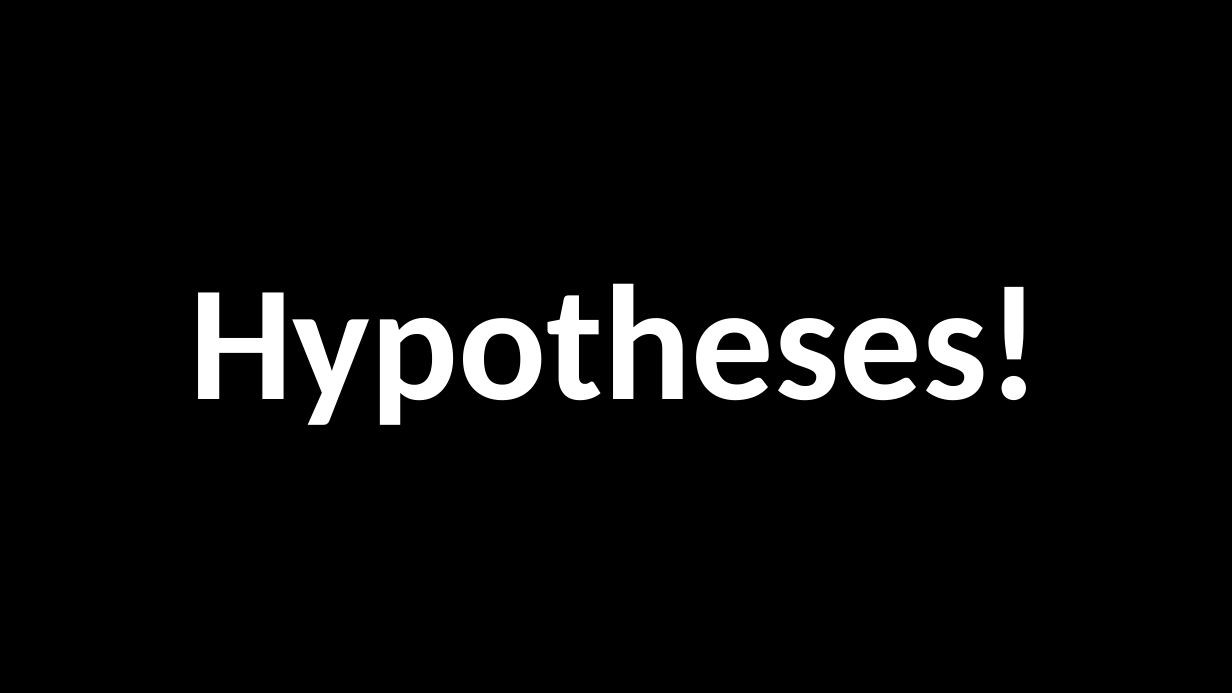
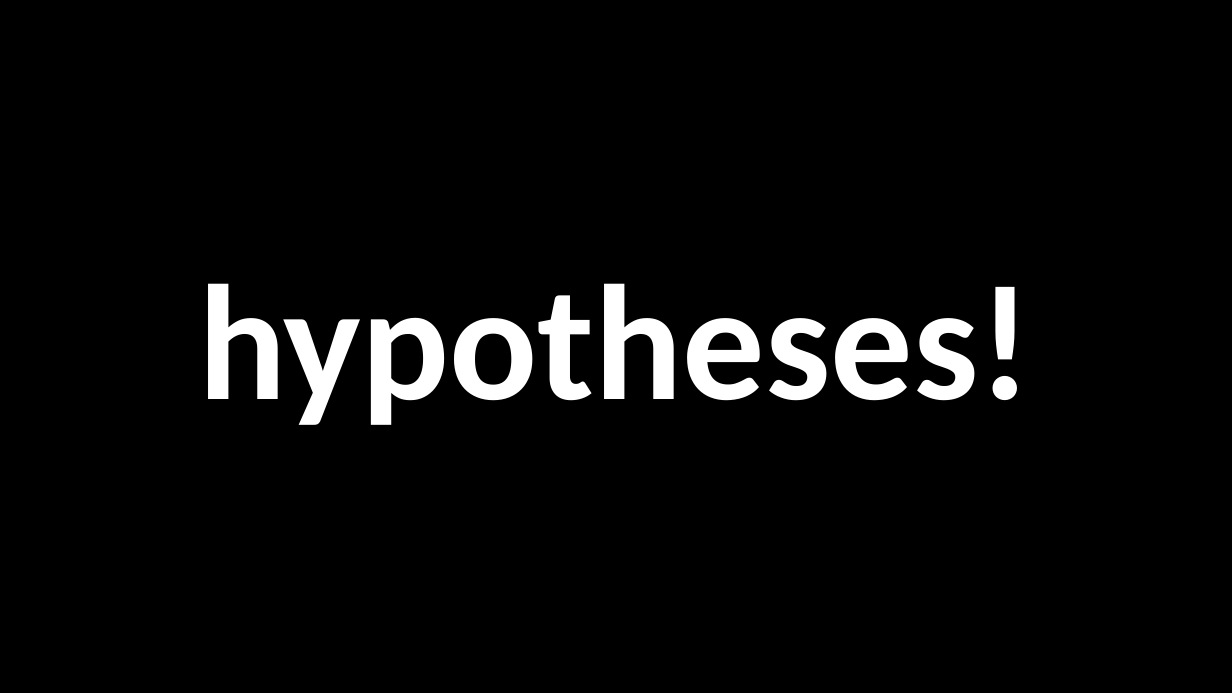
Before and after one commit to nicklalone/CIST_2500, a slide deck: slide 3 of ppts/Week 07 - Tuesday.pptx. Drawn at 1232x693 pixels with LibreOffice and Linux fonts; fonts in the diff are those of the drawing. Boxes give left, top, right and bottom in pixels: in the first picture for what was removed or moved away, otherwise in the second. Text is boxed around its words. In the diff, an @@ line names an element or a change of style, - is before the commit and + after.

```diff
--- a/ppts/Week 07 - Tuesday.pptx
+++ b/ppts/Week 07 - Tuesday.pptx
@@ title at (x1=199, y1=283, x2=1033, y2=425): text changed @@
-Hypotheses!
+hypotheses!
```
Also in this commit, not shown: 9 other slides changed, 1 other file.
